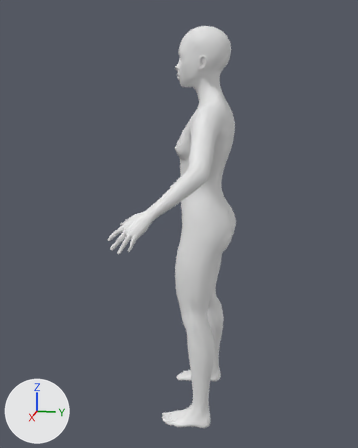
Before and after pictures for a commit that changed the glTF model public/surfer/female.glb.
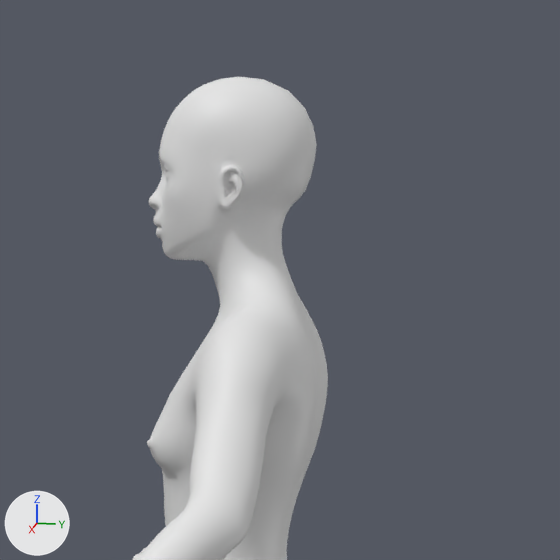
Each version appears first whole from a 50 mm camera at (2.052, 0.261, 1.361) aimed at (0.009, -0.147, 0.851), and next in a close-up on the part from 35% to 87% of the width and 0% to 42% of the height. Every picture has the same lights, and +X, +Y and +Z are marked at lower left. The last two pictures show the newer version.

Objects in the first close-up: 'female_body'.
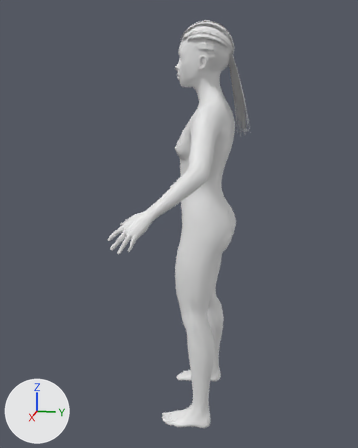
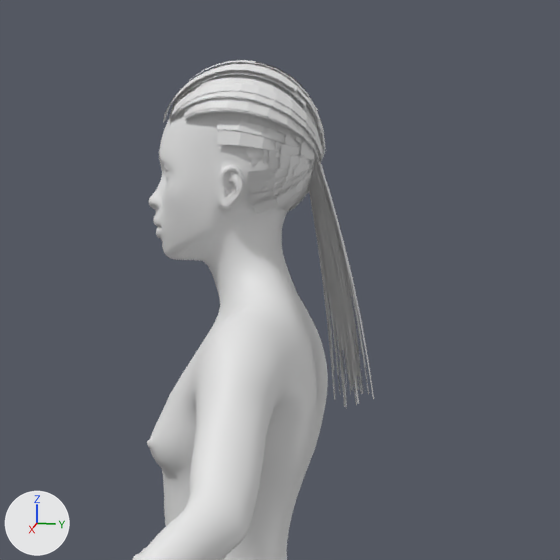
Where the change shows, as pixel boxes (x1, y1, x2, y2) in the close-ups (560 x 560 px):
'female_hair', added
    after: (163, 60, 374, 409)

Patch to the scene script:
```diff
--- a/public/surfer/female.glb.py
+++ b/public/surfer/female.glb.py
@@ mat_hair @@
+mat_hair = principled_material('hair')
+mat_hair.base_color = (0.8, 0.8, 0.8)  # white #e7e7e7
@@ me_female_hair @@
+me_female_hair.from_pydata(...)  # 11230 vertices, 9350 faces; spans x -0.093..0.094, y -0.142..0.145, z 1.224..1.669
+me_female_hair.materials.append(mat_hair)  # white #e7e7e7
@@ ob_female_hair @@
+ob_female_hair = bpy.data.objects.new('female_hair', me_female_hair)
+ob_female_hair.location = (0.0, 0.0, 0.0)
```
